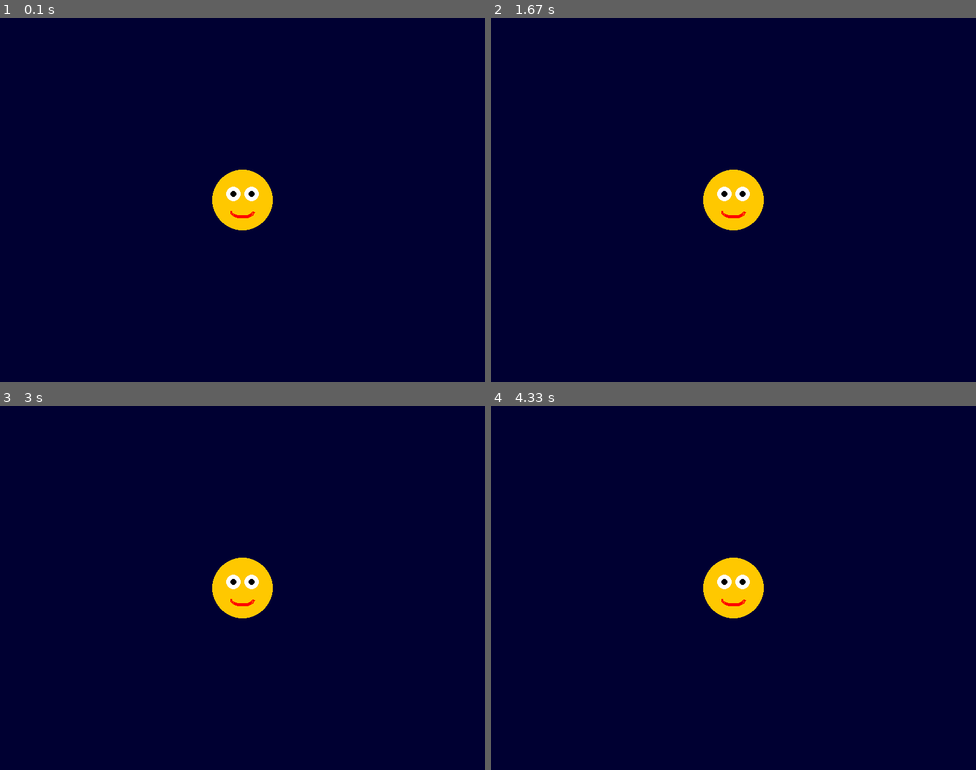
Above: before the commit, frames 1-4 (two rows, left to right).
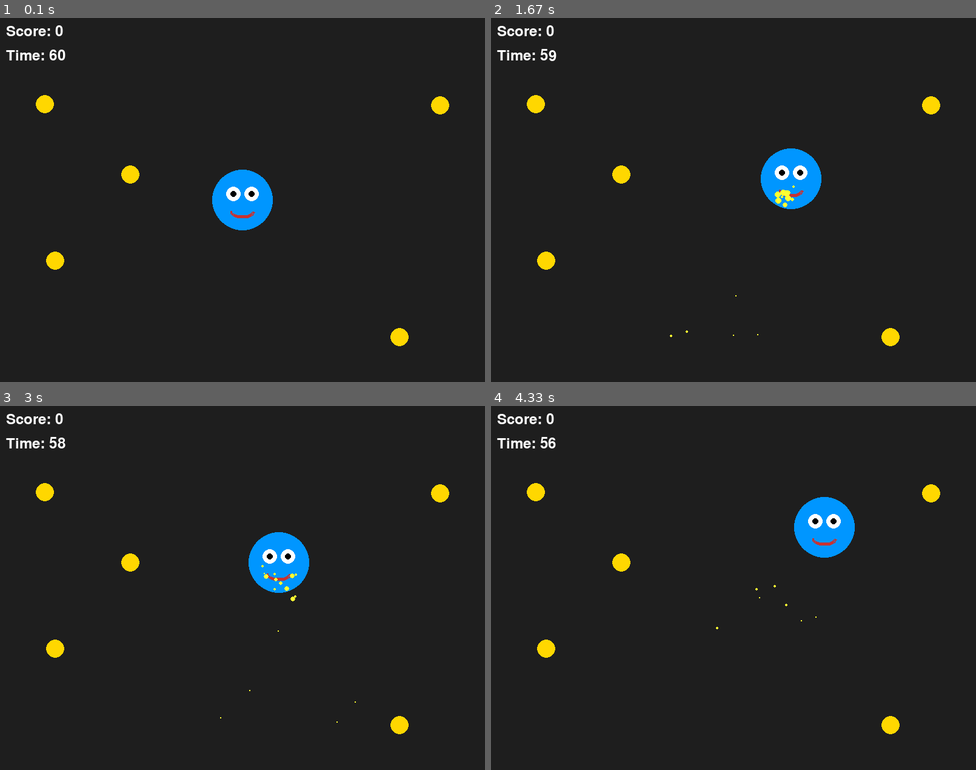
Above: after the commit, the same moments.

Repository: Cyizere-Happy/Tilt-and-Joy-Pygame
Game: pygame game, started from Charcter_Preview.py
The game is run twice, just before and just after one commit, with the same random seed, the same clock (stepped at 60 frames per second) and the same inputs.
Inputs:
- Up to frame 1 (0.1 s): no input
- Up to frame 2 (1.67 s): tap Space at 0.33, 0.73, 1.03, 1.23, 1.57 s; hold Right 0.67-1.13 s; hold Up 1.17-1.47 s; hold Right from 1.5 s (still down)
- Up to frame 3 (3 s): tap Space at 1.87, 2.07, 2.37, 2.63, 2.97 s; release Right at 1.97 s; hold Left 2-2.53 s; hold Down 2.57-2.87 s; hold Down from 2.9 s (still down)
- Up to frame 4 (4.33 s): tap Space at 3.27, 3.4, 3.8, 4.1 s; release Down at 3.3 s; hold Up 3.33-3.7 s; hold Right from 3.73 s (still down)

The runs differ from the first frame. In frame 1, 100% of the frame differs, in the area x 0-100%, y 0-100%; in frame 2, 100%; in frame 3, 100%; in frame 4, 100%.

Commit message:
Enjoy LitMates release (version 1.0)

Diff:
--- a/Charcter_Preview.py
+++ b/Charcter_Preview.py
@@ -1,60 +1,203 @@
 import pygame
-import sys
-
-# -----------------------------
-# Constants
+import random
+import os
+import time
+
+# -----------------------------
+# Initialize Pygame
+# -----------------------------
+pygame.init()
+pygame.mixer.init()  # for audio
+
+# -----------------------------
+# Window setup
 # -----------------------------
 WIN_WIDTH, WIN_HEIGHT = 800, 600
+win = pygame.display.set_mode((WIN_WIDTH, WIN_HEIGHT))
+pygame.display.set_caption("Keyboard Preview Game with Win/Lose & Audio")
+
+# -----------------------------
+# Character setup
+# -----------------------------
 CHARACTER_SIZE = 50
-BODY_COLOR = (255, 200, 0)      # Yellow
+CHARACTER_SPEED = 5
+JUMP_HEIGHT = 120
+GRAVITY = 8
+x, y = WIN_WIDTH // 2, WIN_HEIGHT // 2
+y_velocity = 0
+on_ground = True
+
+# Colors
+BODY_COLOR = (0, 150, 255)
 EYE_WHITE = (255, 255, 255)
 EYE_BLACK = (0, 0, 0)
-MOUTH_COLOR = (255, 0, 0)       # Red
-
-# -----------------------------
-# Initialize Pygame
-# -----------------------------
-pygame.init()
-win = pygame.display.set_mode((WIN_WIDTH, WIN_HEIGHT))
-pygame.display.set_caption("Character Preview")
-clock = pygame.time.Clock()
-
-# -----------------------------
-# Character drawing function
+MOUTH_COLOR = (200, 50, 50)
+bg_color = (30, 30, 30)
+COIN_COLOR = (255, 215, 0)
+
+# -----------------------------
+# Particle effect
+# -----------------------------
+particles = []
+def spawn_particles(x, y, color=(255,255,50)):
+    for _ in range(12):
+        particles.append({
+            'x': x + random.randint(-10,10),
+            'y': y + random.randint(-10,10),
+            'dx': random.uniform(-3,3),
+            'dy': random.uniform(-5,0),
+            'size': random.randint(3,6),
+            'color': color
+        })
+
+def update_particles():
+    for p in particles[:]:
+        p['x'] += p['dx']
+        p['y'] += p['dy']
+        p['dy'] += 0.3
+        p['size'] -= 0.1
+        if p['size'] <= 0:
+            particles.remove(p)
+        else:
+            pygame.draw.circle(win, p['color'], (int(p['x']), int(p['y'])), int(p['size']))
+
+# -----------------------------
+# Audio setup
+# -----------------------------
+jump_sound = pygame.mixer.Sound("jump.wav") if os.path.exists("jump.wav") else None
+winning_sound = pygame.mixer.Sound("winning.wav") if os.path.exists("winning.wav") else None
+failing_sound = pygame.mixer.Sound("failing.wav") if os.path.exists("failing.wav") else None
+collecting_sound = pygame.mixer.Sound("collect.wav") if os.path.exists("collect.wav") else None
+
+# -----------------------------
+# Coins setup
+# -----------------------------
+coins = []
+for _ in range(5):
+    coins.append({
+        'x': random.randint(50, WIN_WIDTH-50),
+        'y': random.randint(50, WIN_HEIGHT-50),
+        'radius': 15
+    })
+score = 0
+target_score = 50  # Win when reaching this score
+font = pygame.font.SysFont(None, 36)
+
+# -----------------------------
+# Timer setup
+# -----------------------------
+TOTAL_TIME = 60  # seconds
+start_time = time.time()
+game_over = False
+win_game = False
+
+# -----------------------------
+# Helper: Draw character
 # -----------------------------
 def draw_character(surface, x, y):
-    # Draw body
     pygame.draw.circle(surface, BODY_COLOR, (x, y), CHARACTER_SIZE)
-
-    # Eyes
     eye_offset_x = 15
     eye_offset_y = -10
     pygame.draw.circle(surface, EYE_WHITE, (x - eye_offset_x, y + eye_offset_y), 12)
     pygame.draw.circle(surface, EYE_WHITE, (x + eye_offset_x, y + eye_offset_y), 12)
     pygame.draw.circle(surface, EYE_BLACK, (x - eye_offset_x, y + eye_offset_y), 5)
     pygame.draw.circle(surface, EYE_BLACK, (x + eye_offset_x, y + eye_offset_y), 5)
-
-    # Mouth (arc)
     mouth_rect = pygame.Rect(x - 20, y + 10, 40, 20)
     pygame.draw.arc(surface, MOUTH_COLOR, mouth_rect, 3.14, 0, 3)
 
 # -----------------------------
-# Main loop
-# -----------------------------
-x, y = WIN_WIDTH // 2, WIN_HEIGHT // 2
-
+# Game loop
+# -----------------------------
+clock = pygame.time.Clock()
 running = True
+
 while running:
-    win.fill((0, 0, 50))  # Dark blue background
-
-    draw_character(win, x, y)
-
-    pygame.display.update()
-    clock.tick(60)
-
+    current_bg = bg_color
+    elapsed_time = int(time.time() - start_time)
+    remaining_time = max(0, TOTAL_TIME - elapsed_time)
+
+    # End game conditions
+    if remaining_time == 0 and score < target_score and not game_over:
+        game_over = True
+        if failing_sound:
+            failing_sound.play()
+    if score >= target_score and not win_game:
+        win_game = True
+        if winning_sound:
+            winning_sound.play()
+
+    # Handle quit events
     for event in pygame.event.get():
         if event.type == pygame.QUIT:
             running = False
 
+    # Keyboard controls
+    keys = pygame.key.get_pressed()
+    if not game_over and not win_game:
+        if keys[pygame.K_LEFT]:
+            x -= CHARACTER_SPEED
+        if keys[pygame.K_RIGHT]:
+            x += CHARACTER_SPEED
+        if keys[pygame.K_UP]:
+            y -= CHARACTER_SPEED
+        if keys[pygame.K_DOWN]:
+            y += CHARACTER_SPEED
+        if keys[pygame.K_SPACE] and on_ground:
+            y_velocity = -JUMP_HEIGHT
+            on_ground = False
+            spawn_particles(x, y)
+            if jump_sound:
+                jump_sound.play()
+
+    # Apply gravity
+    if not on_ground:
+        y += y_velocity // 10
+        y_velocity += GRAVITY
+        if y >= WIN_HEIGHT // 2:
+            y = WIN_HEIGHT // 2
+            y_velocity = 0
+            on_ground = True
+
+    # Keep character inside window
+    x = max(CHARACTER_SIZE, min(WIN_WIDTH - CHARACTER_SIZE, x))
+
+    # Check for coin collection
+    for coin in coins[:]:
+        dist = ((x - coin['x'])**2 + (y - coin['y'])**2)**0.5
+        if dist < CHARACTER_SIZE + coin['radius']:
+            coins.remove(coin)
+            score += 10
+            spawn_particles(coin['x'], coin['y'], color=(255, 215, 0))
+            if collecting_sound:
+                collecting_sound.play()
+            coins.append({
+                'x': random.randint(50, WIN_WIDTH-50),
+                'y': random.randint(50, WIN_HEIGHT-50),
+                'radius': 15
+            })
+
+    # Draw everything
+    win.fill(current_bg)
+    draw_character(win, x, y)
+    for coin in coins:
+        pygame.draw.circle(win, COIN_COLOR, (coin['x'], coin['y']), coin['radius'])
+    update_particles()
+
+    # Draw score and timer
+    score_text = font.render(f"Score: {score}", True, (255,255,255))
+    timer_text = font.render(f"Time: {remaining_time}", True, (255,255,255))
+    win.blit(score_text, (10,10))
+    win.blit(timer_text, (10,50))
+
+    # Draw win/lose message
+    if win_game:
+        win_text = font.render("YOU WIN!", True, (0,255,0))
+        win.blit(win_text, (WIN_WIDTH//2 - 80, WIN_HEIGHT//2 - 20))
+    elif game_over:
+        lose_text = font.render("GAME OVER!", True, (255,0,0))
+        win.blit(lose_text, (WIN_WIDTH//2 - 100, WIN_HEIGHT//2 - 20))
+
+    pygame.display.flip()
+    clock.tick(30)
+
 pygame.quit()
-sys.exit()
--- a/Game.py
+++ b/Game.py
@@ -1,120 +1,225 @@
 import serial
 import pygame
+import random
+import os
+import time
 
 # -----------------------------
 # Initialize Pygame
 # -----------------------------
 pygame.init()
+pygame.mixer.init()  # for audio
 
 # -----------------------------
 # Window setup
 # -----------------------------
 WIN_WIDTH, WIN_HEIGHT = 800, 600
 win = pygame.display.set_mode((WIN_WIDTH, WIN_HEIGHT))
-pygame.display.set_caption("Joystick + MPU6050 Control")
+pygame.display.set_caption("Joystick + MPU6050 Game with Audio")
 
 # -----------------------------
 # Character setup
 # -----------------------------
 CHARACTER_SIZE = 50
 CHARACTER_SPEED = 5
+JUMP_HEIGHT = 120
+GRAVITY = 8
 x, y = WIN_WIDTH // 2, WIN_HEIGHT // 2
-
-# Character colors
-BODY_COLOR = (0, 150, 255)   # Blue body
+y_velocity = 0
+on_ground = True
+
+# Colors
+BODY_COLOR = (0, 150, 255)
 EYE_WHITE = (255, 255, 255)
 EYE_BLACK = (0, 0, 0)
 MOUTH_COLOR = (200, 50, 50)
-
-# -----------------------------
-# Serial setup (adjust COM port if needed)
+bg_color = (30, 30, 30)
+COIN_COLOR = (255, 215, 0)
+
+# -----------------------------
+# Particle effect
+# -----------------------------
+particles = []
+def spawn_particles(x, y, color=(255,255,50)):
+    for _ in range(12):
+        particles.append({
+            'x': x + random.randint(-10,10),
+            'y': y + random.randint(-10,10),
+            'dx': random.uniform(-3,3),
+            'dy': random.uniform(-5,0),
+            'size': random.randint(3,6),
+            'color': color
+        })
+
+def update_particles():
+    for p in particles[:]:
+        p['x'] += p['dx']
+        p['y'] += p['dy']
+        p['dy'] += 0.3
+        p['size'] -= 0.1
+        if p['size'] <= 0:
+            particles.remove(p)
+        else:
+            pygame.draw.circle(win, p['color'], (int(p['x']), int(p['y'])), int(p['size']))
+
+# -----------------------------
+# Audio setup
+# -----------------------------
+jump_sound = pygame.mixer.Sound("jump.wav") if os.path.exists("jump.wav") else None
+winning_sound = pygame.mixer.Sound("winning.wav") if os.path.exists("winning.wav") else None
+failing_sound = pygame.mixer.Sound("failing.wav") if os.path.exists("failing.wav") else None
+collecting_sound = pygame.mixer.Sound("collect.wav") if os.path.exists("collect.wav") else None
+
+# -----------------------------
+# Serial setup
 # -----------------------------
 arduino_serial = serial.Serial('COM5', 9600, timeout=1)
 
 # -----------------------------
+# Coins setup
+# -----------------------------
+coins = []
+for _ in range(5):
+    coins.append({
+        'x': random.randint(50, WIN_WIDTH-50),
+        'y': random.randint(50, WIN_HEIGHT-50),
+        'radius': 15
+    })
+score = 0
+target_score = 50
+font = pygame.font.SysFont(None, 36)
+
+# -----------------------------
+# Timer setup
+# -----------------------------
+TOTAL_TIME = 60
+start_time = time.time()
+game_over = False
+win_game = False
+
+# -----------------------------
 # Helper: Draw character
 # -----------------------------
 def draw_character(surface, x, y):
-    # Draw body (circle)
     pygame.draw.circle(surface, BODY_COLOR, (x, y), CHARACTER_SIZE)
-
-    # Eyes
     eye_offset_x = 15
     eye_offset_y = -10
     pygame.draw.circle(surface, EYE_WHITE, (x - eye_offset_x, y + eye_offset_y), 12)
     pygame.draw.circle(surface, EYE_WHITE, (x + eye_offset_x, y + eye_offset_y), 12)
     pygame.draw.circle(surface, EYE_BLACK, (x - eye_offset_x, y + eye_offset_y), 5)
     pygame.draw.circle(surface, EYE_BLACK, (x + eye_offset_x, y + eye_offset_y), 5)
-
-    # Mouth (arc-like line)
     mouth_rect = pygame.Rect(x - 20, y + 10, 40, 20)
     pygame.draw.arc(surface, MOUTH_COLOR, mouth_rect, 3.14, 0, 3)
 
 # -----------------------------
-# Game loop setup
+# Game loop
 # -----------------------------
 clock = pygame.time.Clock()
 running = True
 
 while running:
+    current_bg = bg_color
+    elapsed_time = int(time.time() - start_time)
+    remaining_time = max(0, TOTAL_TIME - elapsed_time)
+
+    if remaining_time == 0 and score < target_score and not game_over:
+        game_over = True
+        if failing_sound:
+            failing_sound.play()
+    if score >= target_score and not win_game:
+        win_game = True
+        if winning_sound:
+            winning_sound.play()
+
     # Handle quit events
     for event in pygame.event.get():
         if event.type == pygame.QUIT:
             running = False
 
-    # Read joystick + MPU6050 data from Arduino
-    if arduino_serial.in_waiting > 0:
-        try:
-            line = arduino_serial.readline().decode().strip()
-            print("Raw Data:", line)  # Debugging
-            data = line.split(",")
-
-            if len(data) == 5:
-                # Unpack data
-                xValue, yValue, button, pitch, roll = data
-                xValue, yValue, button = int(xValue), int(yValue), int(button)
-                pitch, roll = float(pitch), float(roll)
-
-                # --- Joystick movement ---
-                if xValue < 400:
-                    x -= CHARACTER_SPEED
-                elif xValue > 600:
-                    x += CHARACTER_SPEED
-
-                if yValue < 400:
-                    y -= CHARACTER_SPEED
-                elif yValue > 600:
-                    y += CHARACTER_SPEED
-
-                # --- MPU6050 tilt movement ---
-                if pitch < 0.0:      # tilt forward
-                    y -= CHARACTER_SPEED
-                elif pitch > 0.9:    # tilt backward
-                    y += CHARACTER_SPEED
-
-                if roll > 0.6:       # tilt right
-                    x += CHARACTER_SPEED
-                elif roll < 0.0:     # tilt left
-                    x -= CHARACTER_SPEED
-
-                # --- Button action ---
-                if button == 0:  # pressed (LOW active)
-                    print("Button pressed! (fire/jump)")
-
-        except Exception as e:
-            print("Error:", e)
-
-    # Keep character inside window bounds
+    # -----------------------------
+    # Sensor controls
+    # -----------------------------
+    if not game_over and not win_game:
+        if arduino_serial.in_waiting > 0:
+            try:
+                line = arduino_serial.readline().decode().strip()
+                data = line.split(",")
+                if len(data) == 5:
+                    joyX, joyY, button, pitch, roll = data
+                    joyX, joyY, button = int(joyX), int(joyY), int(button)
+                    pitch, roll = float(pitch), float(roll)
+
+                    # Joystick movement
+                    if joyX < 400: x -= CHARACTER_SPEED
+                    elif joyX > 600: x += CHARACTER_SPEED
+                    if joyY < 400: y -= CHARACTER_SPEED
+                    elif joyY > 600: y += CHARACTER_SPEED
+
+                    # MPU6050 tilt
+                    if pitch < -0.3: y -= CHARACTER_SPEED
+                    elif pitch > 0.3: y += CHARACTER_SPEED
+                    if roll > 0.3: x += CHARACTER_SPEED
+                    elif roll < -0.3: x -= CHARACTER_SPEED
+
+                    # Jump
+                    if button == 0 and on_ground:
+                        y_velocity = -JUMP_HEIGHT
+                        on_ground = False
+                        spawn_particles(x, y)
+                        if jump_sound:
+                            jump_sound.play()
+            except:
+                pass
+
+    # Gravity
+    if not on_ground:
+        y += y_velocity // 10
+        y_velocity += GRAVITY
+        if y >= WIN_HEIGHT // 2:
+            y = WIN_HEIGHT // 2
+            y_velocity = 0
+            on_ground = True
+
+    # Keep character inside window
     x = max(CHARACTER_SIZE, min(WIN_WIDTH - CHARACTER_SIZE, x))
-    y = max(CHARACTER_SIZE, min(WIN_HEIGHT - CHARACTER_SIZE, y))
+
+    # Coin collection
+    for coin in coins[:]:
+        dist = ((x - coin['x'])**2 + (y - coin['y'])**2)**0.5
+        if dist < CHARACTER_SIZE + coin['radius']:
+            coins.remove(coin)
+            score += 10
+            spawn_particles(coin['x'], coin['y'], color=(255, 215, 0))
+            if collecting_sound:
+                collecting_sound.play()
+            coins.append({
+                'x': random.randint(50, WIN_WIDTH-50),
+                'y': random.randint(50, WIN_HEIGHT-50),
+                'radius': 15
+            })
 
     # Draw everything
-    win.fill((30, 30, 30))  # Dark background
+    win.fill(current_bg)
     draw_character(win, x, y)
+    for coin in coins:
+        pygame.draw.circle(win, COIN_COLOR, (coin['x'], coin['y']), coin['radius'])
+    update_particles()
+
+    # Draw score and timer
+    score_text = font.render(f"Score: {score}", True, (255,255,255))
+    timer_text = font.render(f"Time: {remaining_time}", True, (255,255,255))
+    win.blit(score_text, (10,10))
+    win.blit(timer_text, (10,50))
+
+    # Win/lose messages
+    if win_game:
+        win_text = font.render("YOU WIN!", True, (0,255,0))
+        win.blit(win_text, (WIN_WIDTH//2 - 80, WIN_HEIGHT//2 - 20))
+    elif game_over:
+        lose_text = font.render("GAME OVER!", True, (255,0,0))
+        win.blit(lose_text, (WIN_WIDTH//2 - 100, WIN_HEIGHT//2 - 20))
+
     pygame.display.flip()
-
-    # Control frame rate
     clock.tick(30)
 
-# Quit Pygame
 pygame.quit()
Not shown, added: collect.wav
Not shown, added: failing.wav
Not shown, added: jump.wav
Not shown, added: winning.wav
